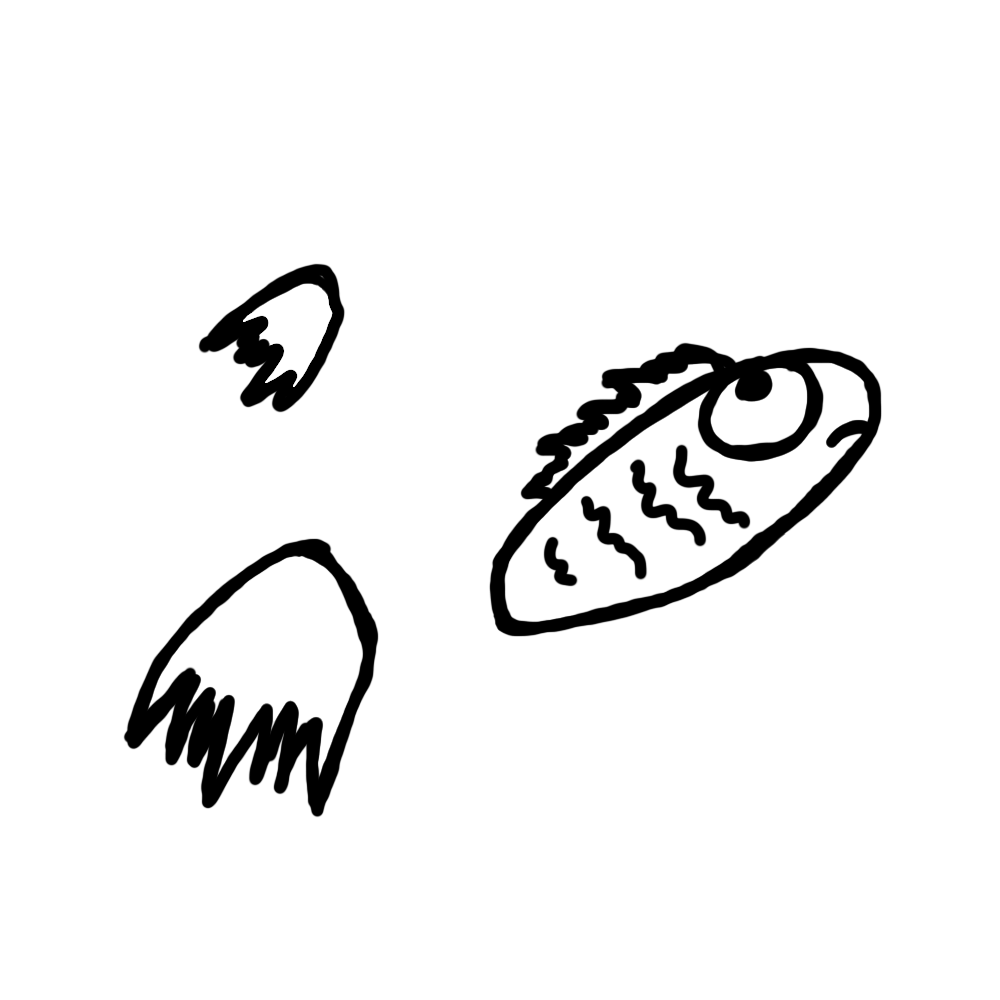
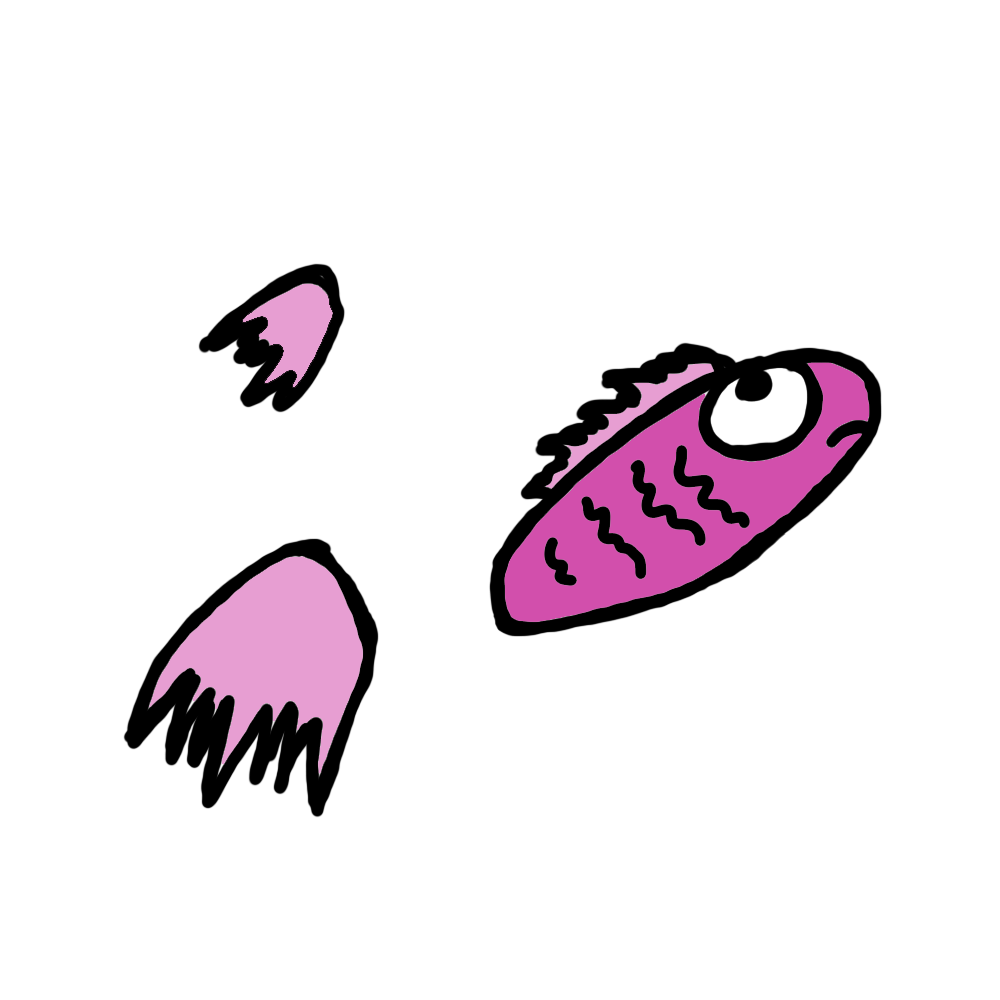
Layered file, before and after one edit (1000x1000). Changes by layer:
painted on "Fin" over [242, 283, 333, 388]
painted on "Tail" over [149, 556, 363, 774]
painted on "Body" over [504, 362, 870, 622]
